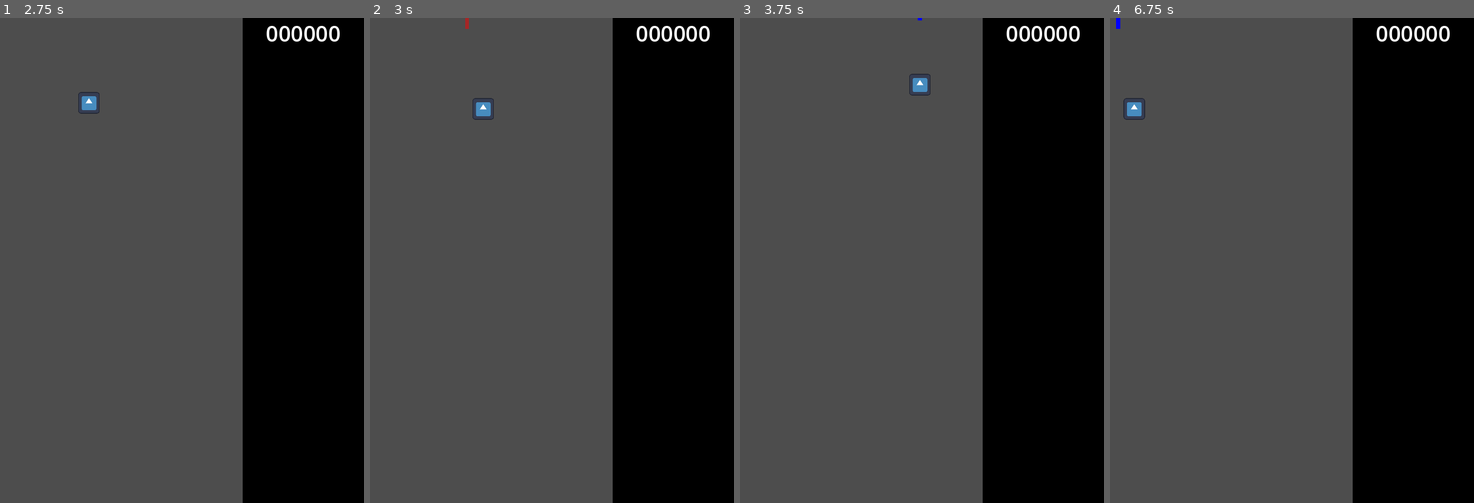
Above: before the commit, frames 1-4 (left to right).
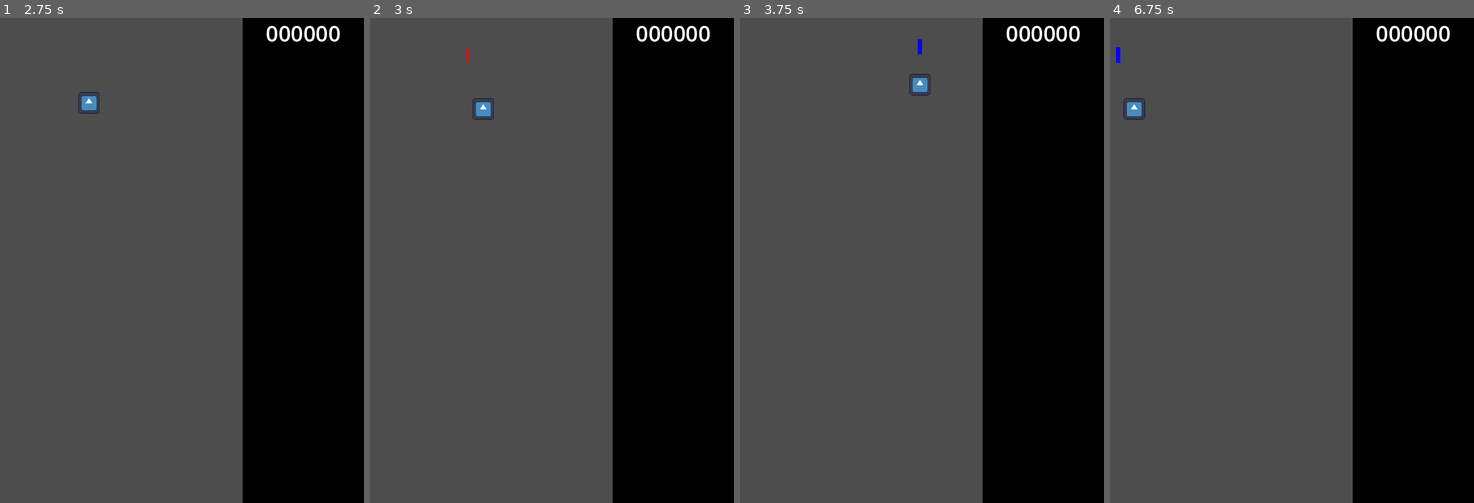
Above: after the commit, the same moments.

Repository: parkernalch/wave-jam
Game: Godot game, scene res://Scenes/Menus/menus.tscn
The game is run twice, just before and just after one commit, with the same random seed, the same clock (stepped at 60 frames per second) and the same inputs. The engine's default icon, where the game draws it, is replaced by a stand-in: a white triangle on a blue panel in a dark square.
Inputs (mouse positions are in pixels of both pictures, inside the frame that each line leads up to):
- Up to frame 1 (2.75 s): click "Play Game" at 0.5 s; tap Enter at 1.25 s; move the mouse to (262, 236) at 1.27 s; hold D (right) 1.28-2.03 s; click (262, 236) at 1.35 s; move the mouse to (109, 284) at 2.02 s; hold S (down) from 2.03 s (still down); right-click (109, 284) at 2.1 s
- Up to frame 2 (3 s): move the mouse to (588, 153) at 2.77 s; release S (down) at 2.78 s; hold D (right) from 2.78 s (still down); click (588, 153) at 2.85 s
- Up to frame 3 (3.75 s): move the mouse to (903, 357) at 3.52 s; release D (right) at 3.53 s; hold W (up) from 3.53 s (still down); right-click (903, 357) at 3.6 s
- Up to frame 4 (6.75 s): move the mouse to (1401, 333) at 4.27 s; release W (up) at 4.28 s; hold A (left) 4.28-5.78 s; click (1401, 333) at 4.35 s; move the mouse to (1182, 187) at 5.02 s; right-click (1182, 187) at 5.1 s; move the mouse to (1310, 260) at 5.77 s; hold S (down) 5.78-6.53 s; click (1310, 260) at 5.85 s; move the mouse to (1237, 139) at 6.52 s; hold D (right) from 6.53 s (still down); right-click (1237, 139) at 6.6 s

Frame 1 is identical in both runs. In frame 2, less than 0.1% of the frame differs, in the area x 26-28%, y 0-10%; in frame 3, less than 0.1%; in frame 4, less than 0.1%, in the area x 1-3%, y 0-10%.

Commit message:
Fixed Position of BulletSpawn

Diff:
--- a/Entities/Player/Player.tscn
+++ b/Entities/Player/Player.tscn
@@ -25,8 +25,8 @@
 script = ExtResource("1_1des2")
 
 [node name="BulletSpawn" type="Node2D" parent="."]
-position = Vector2(0, -135.93738)
-scale = Vector2(1.0000001, 1.0000001)
+position = Vector2(0, -48.752)
+scale = Vector2(2.385526, 222.15538)
 
 [node name="AnimatedSprite2D" type="AnimatedSprite2D" parent="."]
 scale = Vector2(0.43, 0.43)
Not shown: 1 places in Entities/Player/Player.tscn that only renumber resources
